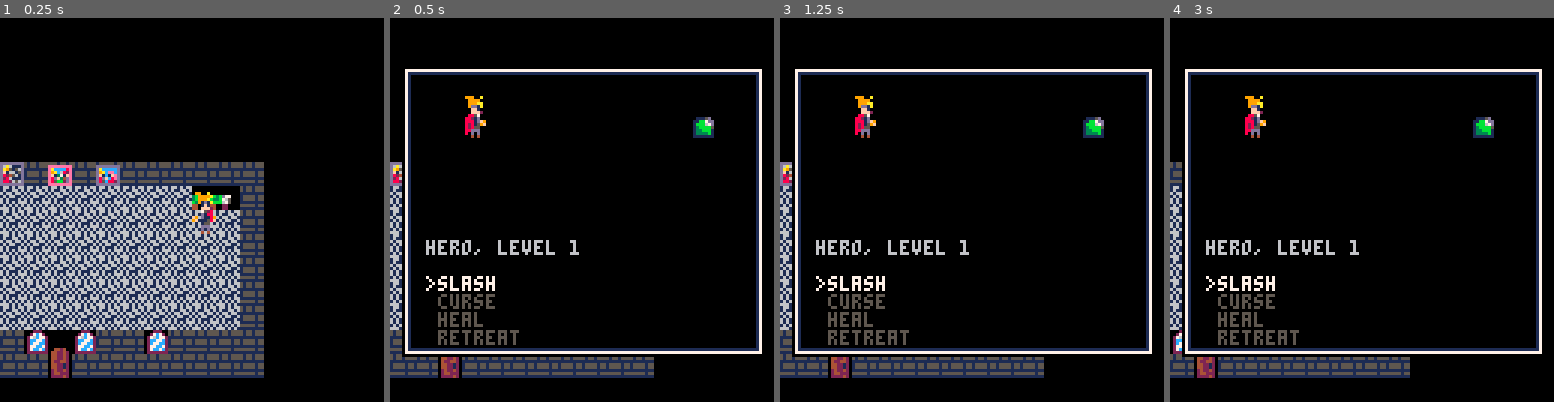
Above: before the commit, frames 1-4 (left to right).
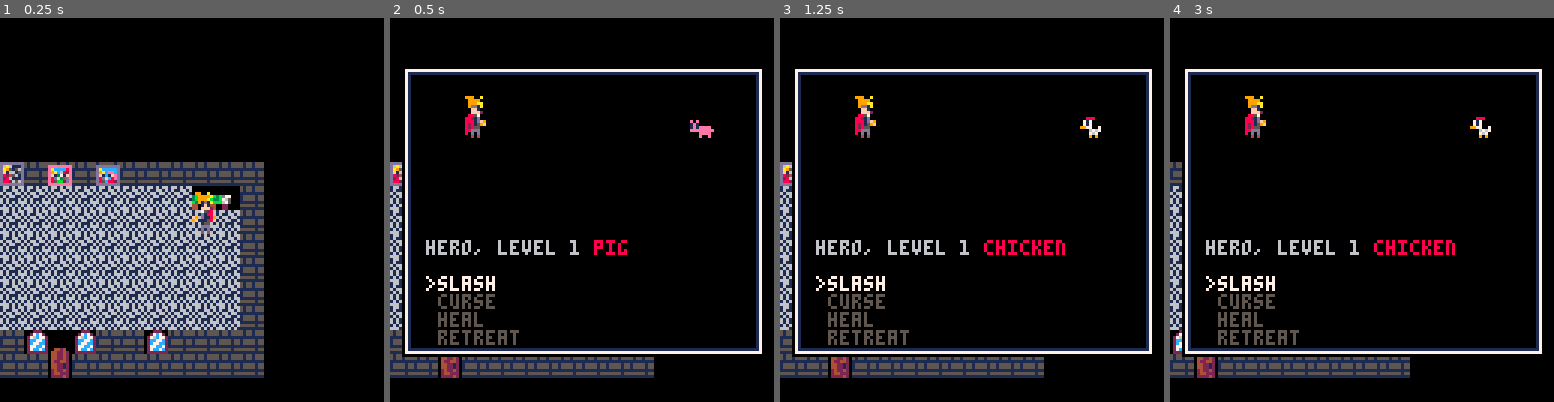
Above: after the commit, the same moments.

Repository: SestrenExsis/LD48_Deeper_and_Deeper
Game: PICO-8 cartridge deeper_ldjam48.p8
Two runs of this game, one before a commit and one after it. Both use one fixed random seed, a clock stepped at 60 frames per second and the inputs below.
Inputs:
- Up to frame 1 (0.25 s): no input
- Up to frame 2 (0.5 s): tap X (X key) at 0.33 s
- Up to frame 3 (1.25 s): tap O (Z key) at 0.7 s; tap X (X key) at 1.07 s
- Up to frame 4 (3 s): hold Right 1.6-2.1 s; tap O (Z key) every 0.4 s from 1.7 to 2.9 s; tap X (X key) at 1.85, 2.97 s; hold Up 2.15-2.42 s; hold Right from 2.47 s (still down)

Frame 1 is identical in both runs. In frame 2, 0.5% of the frame differs, in the area x 53-85%, y 25-62%; in frame 3, 0.7%; in frame 4, 0.7%.

Commit message:
Add mob info

Diff:
--- a/deeper_ldjam48.p8
+++ b/deeper_ldjam48.p8
@@ -54,7 +54,12 @@
 	"heal",
 	"retreat",
 }
-_mobs={}
+_mobs={
+	{name="slime",anim=36,hp=10,dmg=1},
+	{name="chicken",anim=8,hp=5,dmg=3},
+	{name="pig",anim=25,hp=25,dmg=1},
+}
+_mob={}
 
 function _init()
 	_herox=28
@@ -162,6 +167,13 @@
 	updatefn=updatefight
 	drawfn=drawfight
 	_act=1
+	local mob=rnd(_mobs)
+	_mob={
+		name=mob.name,
+		anim=mob.anim,
+		hp=mob.hp,
+		dmg=mob.dmg,
+	}
 end
 
 function updatefight()
@@ -213,10 +225,11 @@
 	rectfill(x1+2,y1+2,x2-2,y2-2,1)
 	rectfill(x1+3,y1+3,x2-3,y2-3,0)
 	spr(3,x1+20,y1+8,1,2)
-	spr(36,x2-24,y1+16,1,1)
+	spr(_mob.anim,x2-24,y1+16,1,1)
 	local name=_heron..", level "
 	name=name..tostr(_herol)
 	print(name,x1+8,y2-32-6,6)
+	print(_mob.name,x1+64,y2-32-6,8)
 	for i=1,#_acts do
 		local txt=_acts[i]
 		local colr=5
